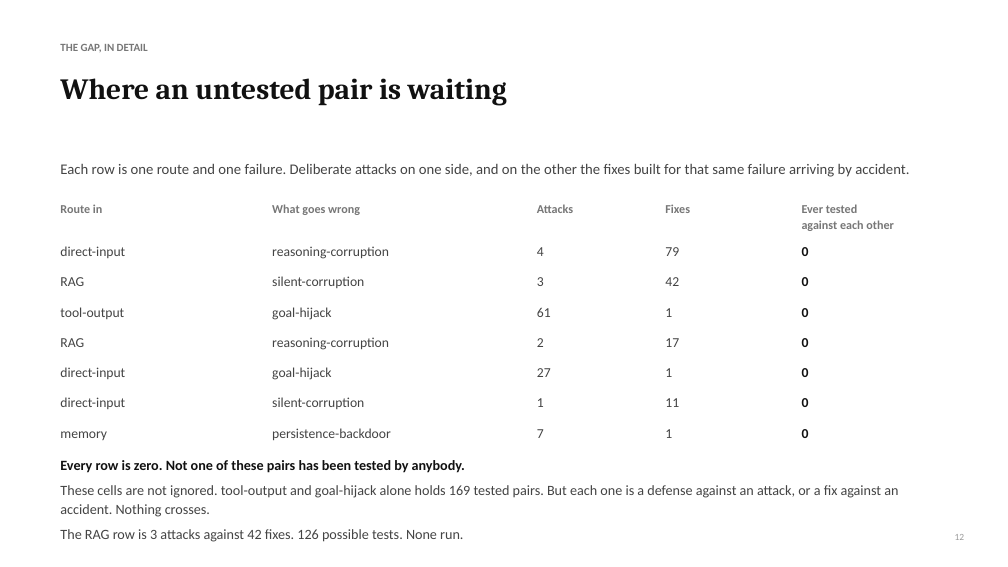
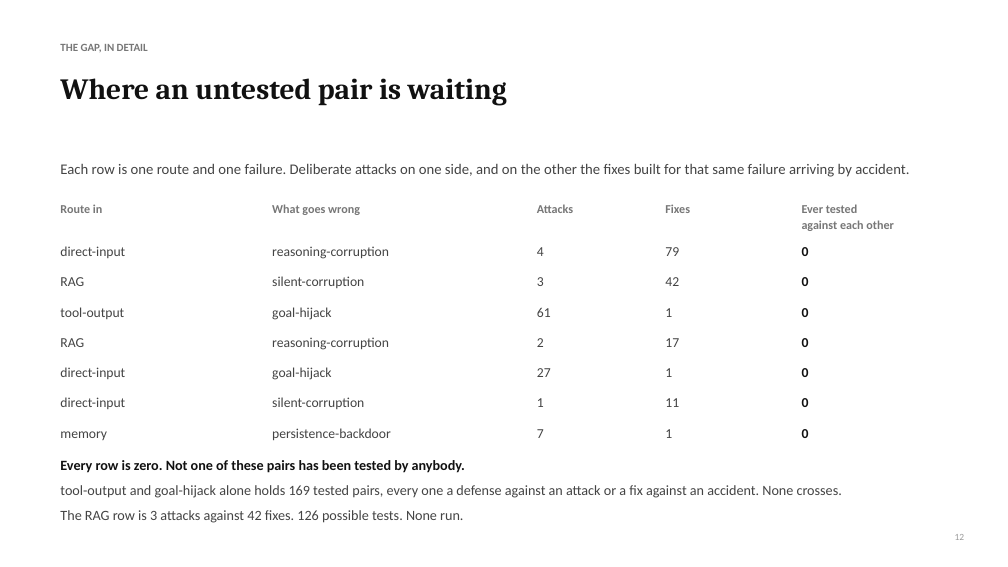
Before and after one commit to Nyamtulla/context_poison, a slide deck: slide 12 of advisor_meeting.pptx. Drawn at 1008x567 pixels with LibreOffice and Linux fonts; fonts in the diff are those of the drawing. Boxes give left, top, right and bottom in pixels: in the first picture for what was removed or moved away, otherwise in the second. Text is boxed around its words. In the diff, an @@ line names an element or a change of style, - is before the commit and + after.

```diff
--- a/advisor_meeting.pptx
+++ b/advisor_meeting.pptx
@@ text at (x1=60, y1=485, x2=842, y2=498): text changed @@
-These cells are not ignored. tool-output and goal-hijack alone holds 169 tested pairs. But each one is a defense against an attack, or a fix against an accident. Nothing crosses.
+tool-output and goal-hijack alone holds 169 tested pairs, every one a defense against an attack or a fix against an accident. None crosses.
```
Also in this commit, not shown: 4 other slides changed, 2 other files.
